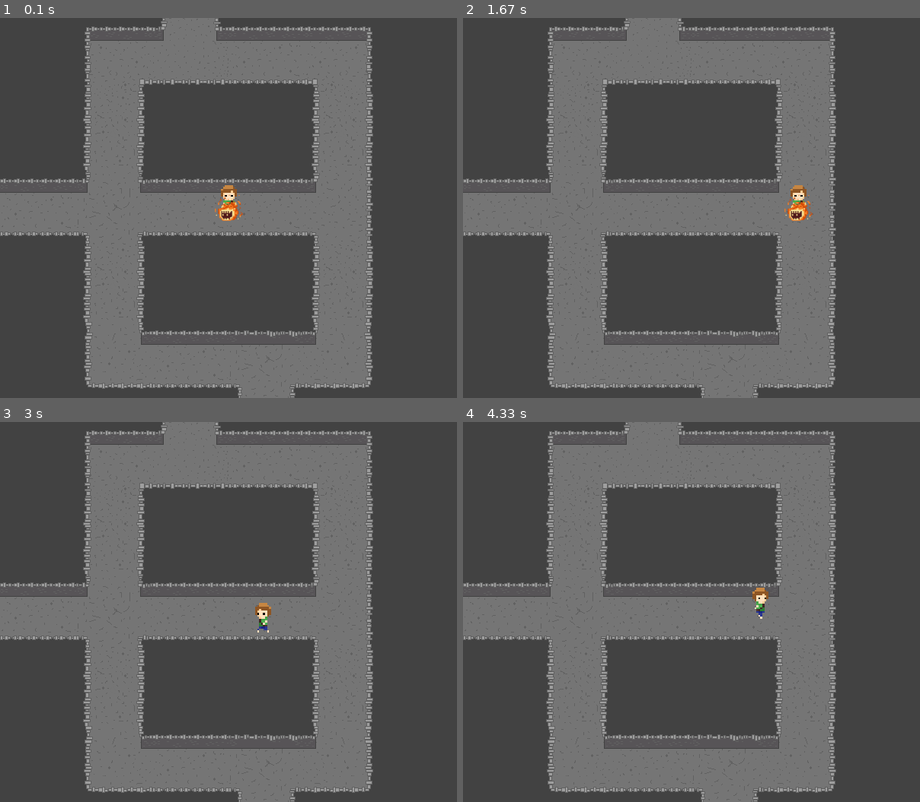
Above: before the commit, frames 1-4 (two rows, left to right).
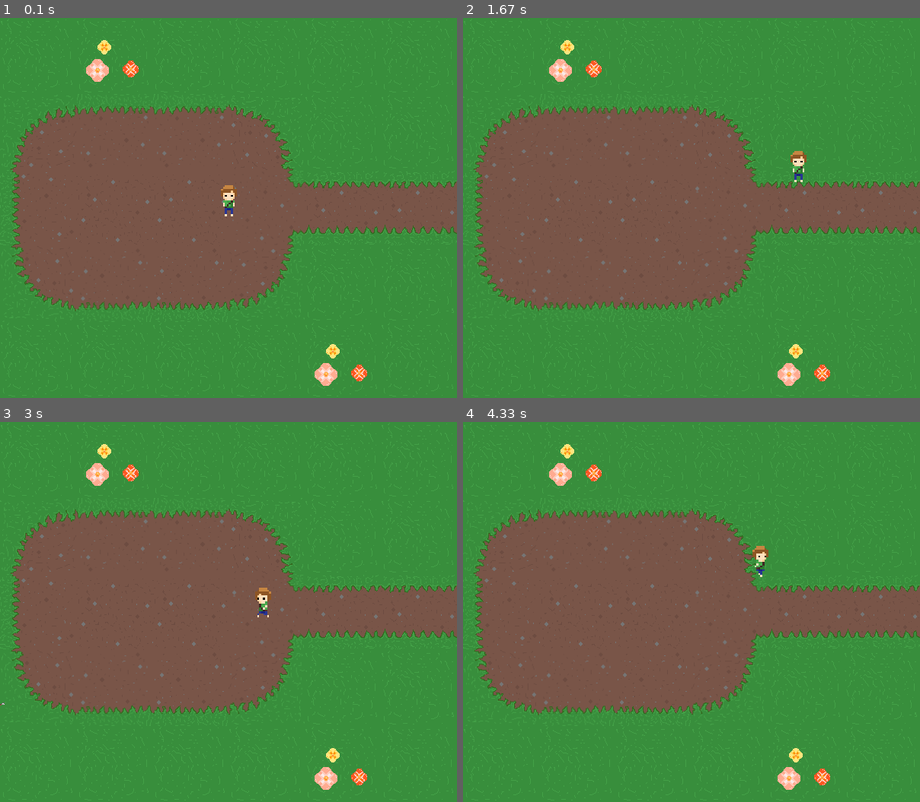
Above: after the commit, the same moments.

Repository: TomasPires/Projeto_Final_pygame
Game: pygame game, started from treasures_and_burial.py
Same seed, same stepped clock (60 frames per second), same inputs: the game is played once before the commit and once after it.
Inputs (mouse positions are in pixels of both pictures, inside the frame that each line leads up to):
- Up to frame 1 (0.1 s): no input
- Up to frame 2 (1.67 s): hold D 0.33-0.8 s; move the mouse to (673, 223) at 0.37 s; hold W 0.83-1.13 s; hold D 1.17-1.63 s
- Up to frame 3 (3 s): hold A 1.67-2.2 s; hold S 2.23-2.53 s; tap Space at 2.57, 2.97 s; hold A from 2.9 s (still down)
- Up to frame 4 (4.33 s): tap Space at 3.27, 3.4, 3.8, 4.1 s; release A at 3.3 s; hold W 3.33-3.7 s; hold D from 3.73 s (still down)

The runs differ from the first frame. In frame 1, 100% of the frame differs, in the area x 0-100%, y 0-100%; in frame 2, 100%; in frame 3, 100%; in frame 4, 100%.

Commit message:
Adicionando sons

Diff:
--- a/treasures_and_burial.py
+++ b/treasures_and_burial.py
@@ -142,7 +142,8 @@
     assets['chests'] = chests
 
     assets['init_music'] = pygame.mixer.music.load('sound/init_screen.wav')
-    assets['arrow_sound'] = pygame.mixer.music.load('sound/arrow.wav')
+    assets['arrow_sound'] = pygame.mixer.Sound('sound/arrow.wav')
+    assets['elemental_dying'] = pygame.mixer.Sound('sound/dead1.wav')
     assets['background_music'] = pygame.mixer.music.load('sound/background.mp3')
     pygame.mixer.music.set_volume(0.4)
     return assets
@@ -223,6 +224,7 @@
             new_arrow = Arrow(self.assets, self.rect.centery, self.rect.centerx)
             self.groups['all_sprites'].add(new_arrow)
             self.groups['all_arrows'].add(new_arrow)
+            self.assets['arrow_sound'].play()
 
     def undo(self):
         self.rect.x += (self.delta["left"]-self.delta["right"])*self.speed
@@ -263,7 +265,7 @@
         self.rect.center = center
 
 class Enemy(pygame.sprite.Sprite):
-    def __init__(self,groups,assets,player):
+    def __init__(self,groups,assets,player,pos):
 
         pygame.sprite.Sprite.__init__(self)
         n = random.randint(0,3)
@@ -273,9 +275,10 @@
         self.mask = pygame.mask.from_surface(self.image)
         self.groups = groups
         self.rect = self.image.get_rect()
-        self.rect.centerx = WIDTH - player.rect.centerx
-        self.rect.centery = HEIGHT - player.rect.centery
-        self.speed = 5
+        self.pos = pos
+        self.rect.centerx = WIDTH - pos[0]
+        self.rect.centery = HEIGHT - pos[1]
+        self.speed = 3
         distax = player.rect.centerx - self.rect.centerx
         distay = player.rect.centery - self.rect.centery
         angle = atan2(distay,distax)
@@ -329,13 +332,11 @@
         self.rect = self.image.get_rect()
 
 #Função de troca de mapa
-def map_def(player,enemy,map_k,assets):
+def map_def(player,map_k,assets):
     map_name = 'map{0}.{1}'.format(map_k["map_n0"],map_k["map_n1"])
     player.small = False
-    enemy.small = False
     if map_name == 'map4.1':#Mapa diferente requer condições diferentes
         player.small = True
-        enemy.small = True
         if 290<=player.rect.centerx <= 320 and 330 <= player.rect.centery <= 385:
             map_k["map_n0"] += 1
             player.rect.left = 30
@@ -394,7 +395,7 @@
     return map_img, mask_img
 
 def game_window(window):
-    map_k = {"map_n0":5,"map_n1":1}
+    map_k = {"map_n0":1,"map_n1":1}
     #grupos das sprites
     all_sprites = pygame.sprite.Group()
     all_arrows = pygame.sprite.Group()
@@ -406,13 +407,13 @@
     groups['all_enemies'] = all_enemies
     assets = load_assets()
     player = Char(groups, assets)
-    enemy = Enemy(groups, assets, player)
     all_sprites.add(player)
-    all_enemies.add(enemy)
-
-    MASK = MapMask(map_def(player,enemy,map_k,assets)[1])
+
+    MASK = MapMask(map_def(player,map_k,assets)[1])
     mask_group.add(MASK)
 
+    MAP = assets['maps']['map1.1']
+    spawn = False
     #Loop principal
     gamerun = True
     pygame.mixer.music.play(loops=-1)
@@ -446,16 +447,25 @@
                 mouse = list(pygame.mouse.get_pos())
                 print(mouse)
 
+        if MAP != assets['maps']['map1.1'] and spawn == False:
+            n = random.randint(3,8)
+            for i in range(n):
+                xy = random.randint(100,300)
+                enemy = Enemy(groups, assets, player,[xy,xy])
+                all_enemies.add(enemy)
+                spawn = True
 
         hits = pygame.sprite.groupcollide(all_enemies, all_arrows, True, True, pygame.sprite.collide_mask)
+        if hits:
+            assets['elemental_dying'].play()
 
         all_sprites.update()
         all_enemies.update(player)
         all_arrows.update()
 
         MASK.kill()
-        MAP = map_def(player,enemy,map_k,assets)[0]
-        MASK = MapMask(map_def(player,enemy,map_k,assets)[1])
+        MAP = map_def(player,map_k,assets)[0]
+        MASK = MapMask(map_def(player,map_k,assets)[1])
         mask_group.add(MASK)
 
 
Not shown, added: sound/dead1.wav
Not shown, added: sound/dead2.wav
